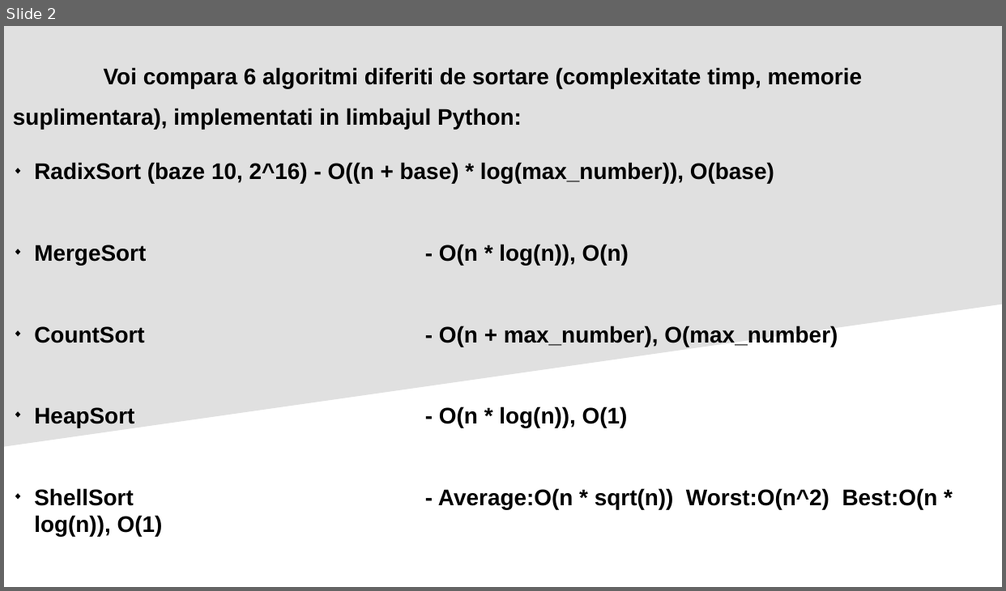
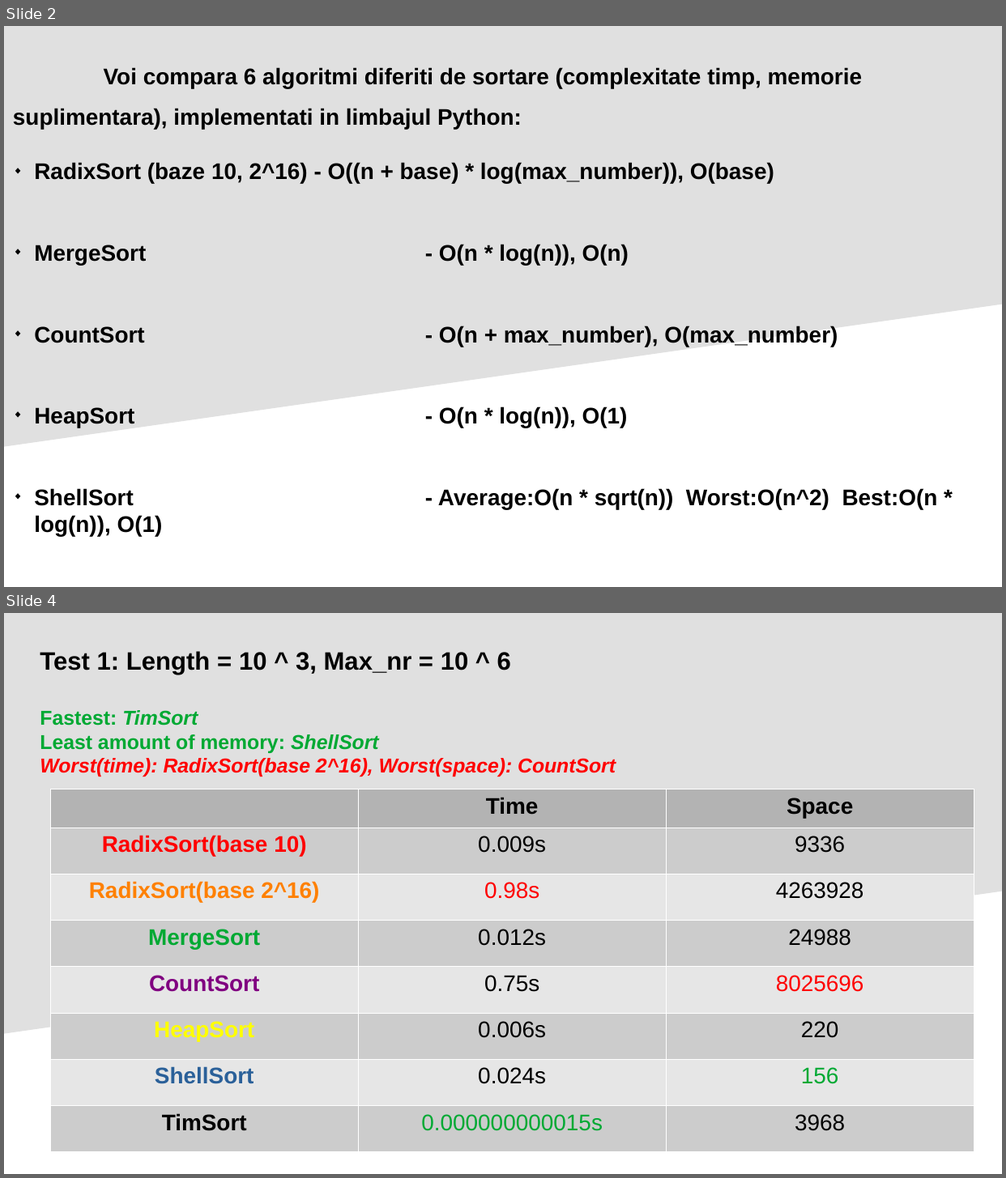
Before and after one commit to VictorE076/Data-Structures, a slide deck: Sorting Algorithms Project.odp. Shown one above the other, each under a label of ours: slide 2 before the commit, slides 2 and 4 after it; the slides between them are not shown. The pictures are 1006x591 and 1006x1178 pixels, drawn with LibreOffice and Linux fonts; fonts in the diff are those of the drawing. Boxes give left, top, right and bottom in pixels: in the first picture for what was removed or moved away, otherwise in the second. Text is boxed around its words. In the diff, an @@ line names an element or a change of style, - is before the commit and + after.

```diff
--- a/Sorting Algorithms Project.odp
+++ b/Sorting Algorithms Project.odp
@@ slide 4 added at (4, 613, 1002, 1174), background #FFFFFF; not listed: 1 template element that a slide beside it also shows @@
@@ text added at (40, 651, 616, 777), 16 pt, text #FF0000, bold, italic @@
+Test 1: Length = 10 ^ 3, Max_nr = 10 ^ 6
+Fastest: TimSort
+Least amount of memory: ShellSort
+Worst(time): RadixSort(base 2^16), Worst(space): CountSort
@@ table added at (50, 789, 974, 1152), 8 rows, 3 columns @@
+ | Time | Space
+RadixSort(base 10) | 0.009s | 9336
+RadixSort(base 2^16) | 0.98s | 4263928
+MergeSort | 0.012s | 24988
+CountSort | 0.75s | 8025696
+HeapSort | 0.006s | 220
+ShellSort | 0.024s | 156
+TimSort | 0.000000000015s | 3968
```
Also in this commit, not shown: 1 slide changed, 5 other slides added, 1 other file.
